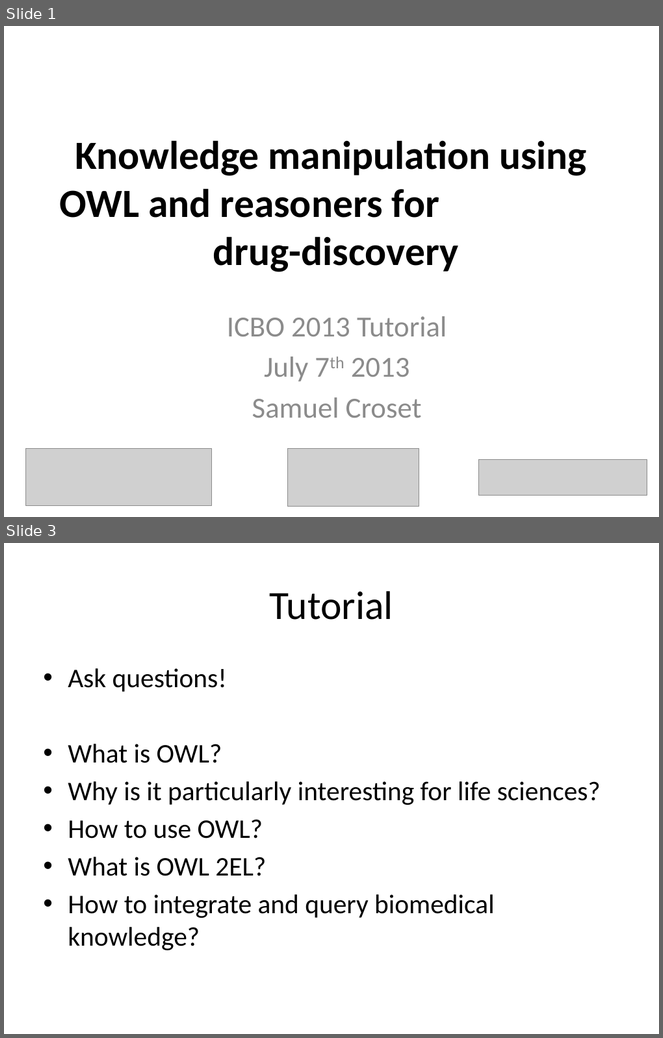
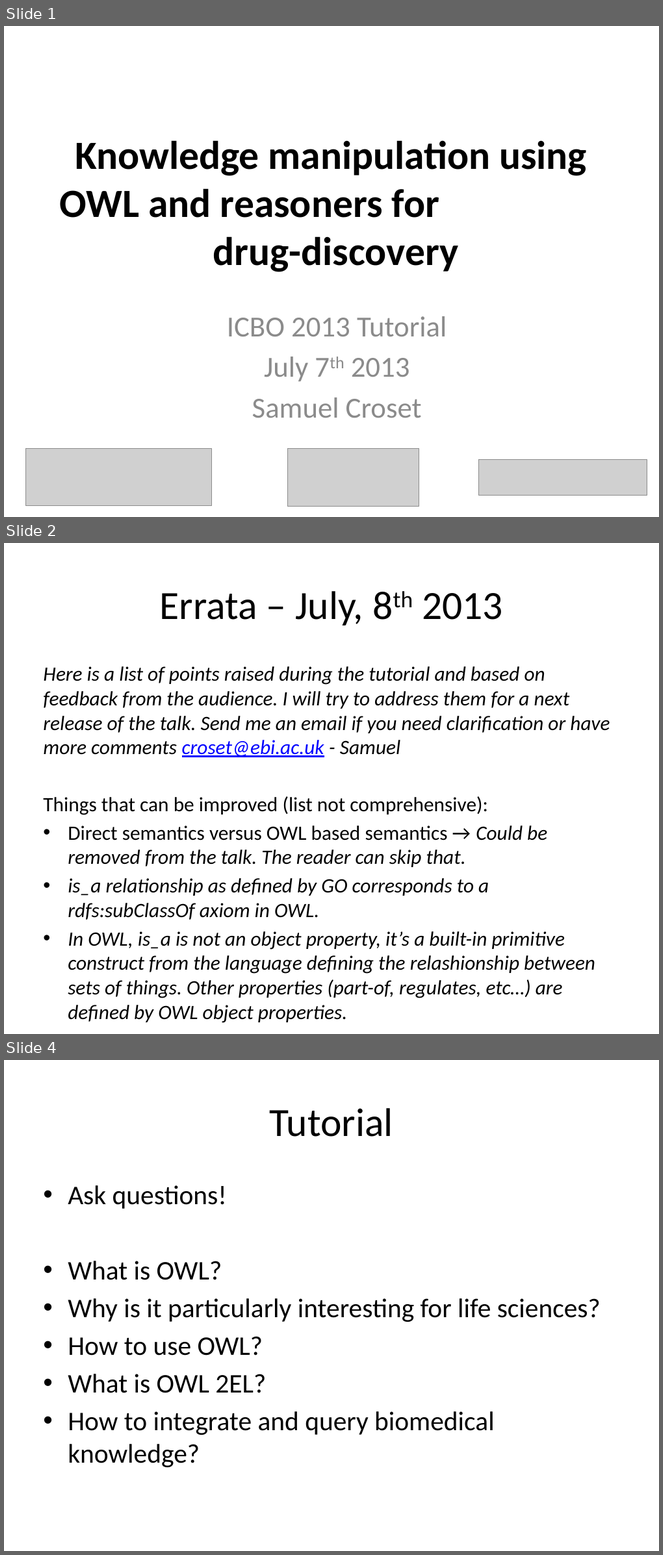
Before and after one commit to loopasam/owl-tutorial-icbo2013, a slide deck: presentation/tutorial_owl_icbo_2013.pptx. Shown one above the other, each under a label of ours: slides 1 and 3 before the commit, slides 1, 2 and 4 after it; the slides between them are not shown. The pictures are 663x1038 and 663x1555 pixels, drawn with LibreOffice and Linux fonts; fonts in the diff are those of the drawing; grey boxes stand for pictures. Boxes give left, top, right and bottom in pixels: in the first picture for what was removed or moved away, otherwise in the second. Text is boxed around its words. In the diff, an @@ line names an element or a change of style, - is before the commit and + after.

```diff
--- a/presentation/tutorial_owl_icbo_2013.pptx
+++ b/presentation/tutorial_owl_icbo_2013.pptx
@@ slide 2 added at bbox=[4, 543, 659, 1034], background #FFFFFF @@
@@ title added at bbox=[160, 591, 503, 626], 44 pt, text #000000 @@
+Errata – July, 8th 2013
@@ text added at bbox=[43, 667, 610, 1023], 22.4 pt, text #000000, italic @@
+Here is a list of points raised during the tutorial and based on feedback from the audience. I will try to address them for a next release of the talk. Send me an email if you need clarification or have more comments croset@ebi.ac.uk - Samuel
+Things that can be improved (list not comprehensive):
+• Direct semantics versus OWL based semantics → Could be removed from the talk. The reader can skip that.
+• is_a relationship as defined by GO corresponds to a rdfs:subClassOf axiom in OWL.
+• In OWL, is_a is not an object property, it’s a built-in primitive construct from the language defining the relashionship between sets of things. Other properties (part-of, regulates, etc…) are defined by OWL object properties.
@@ what was slide 3 is now slide 4 @@
```
Also in this commit, not shown: 11 slides changed, 1 slide removed, 1 other file.
